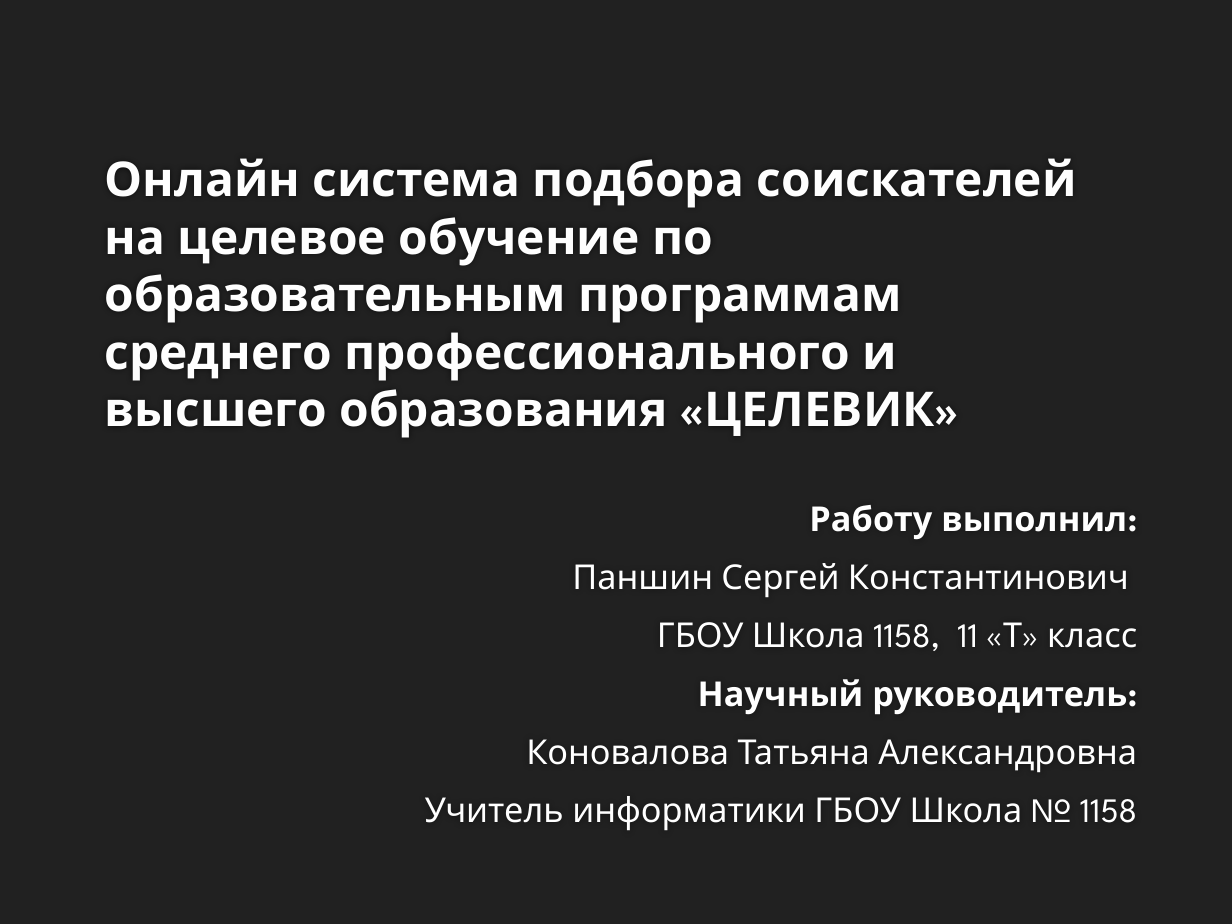
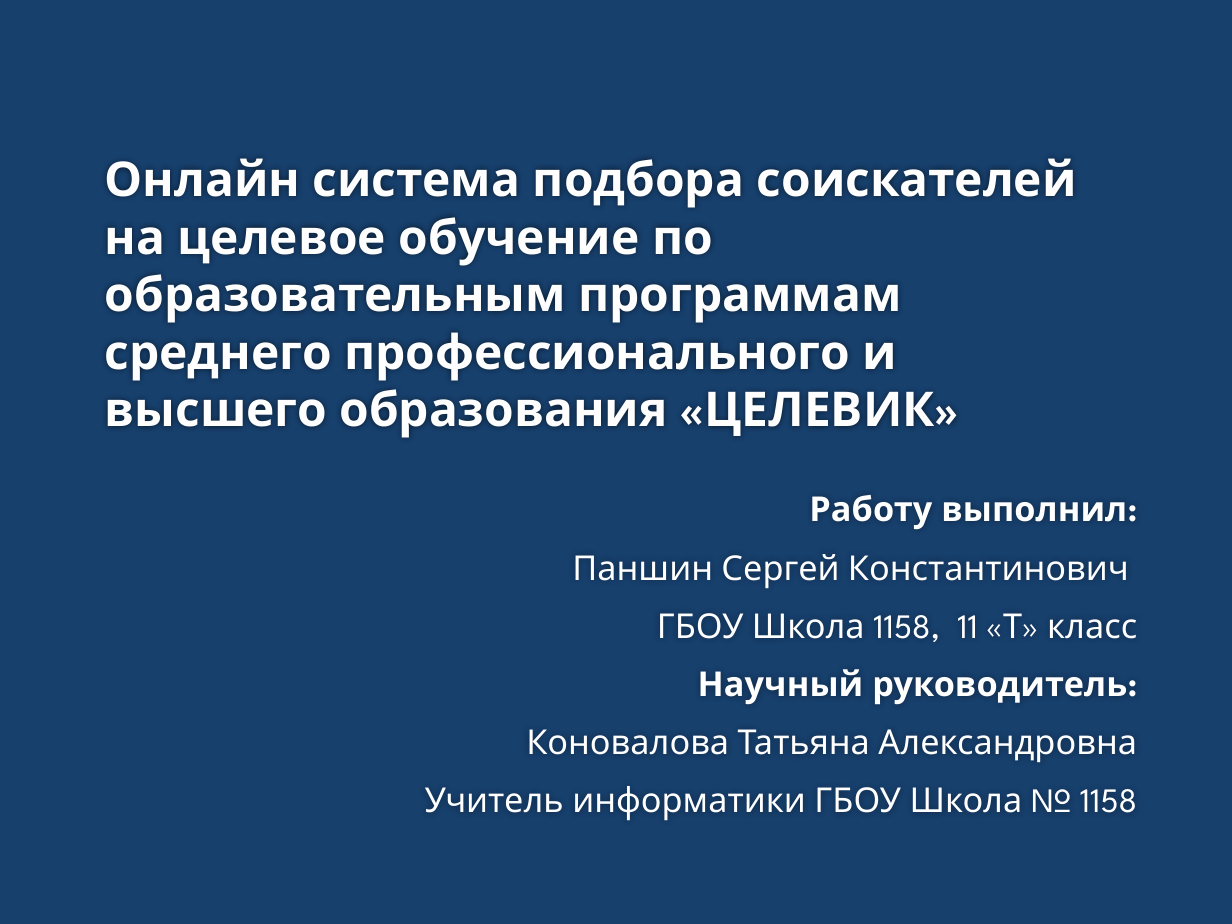
Before and after one commit to SerPan23/celevik, a slide deck: slide 1 of презентация.pptx. Drawn at 1232x924 pixels with LibreOffice and Linux fonts; fonts in the diff are those of the drawing; background and template pictures are left out. Boxes give left, top, right and bottom in pixels: in the first picture for what was removed or moved away, otherwise in the second. Text is boxed around its words. In the diff, an @@ line names an element or a change of style, - is before the commit and + after.

```diff
--- a/презентация.pptx
+++ b/презентация.pptx
@@ background #212121 to #17406D @@
@@ subtitle "Работу выполнил:": place and size @@
-subtitle "Работу выполнил:" at (425,505,1138,831)
+subtitle "Работу выполнил:" at (425,495,1138,821)
```
Also in this commit, not shown: 10 other slides changed, 1 slide added, 4 other files.
